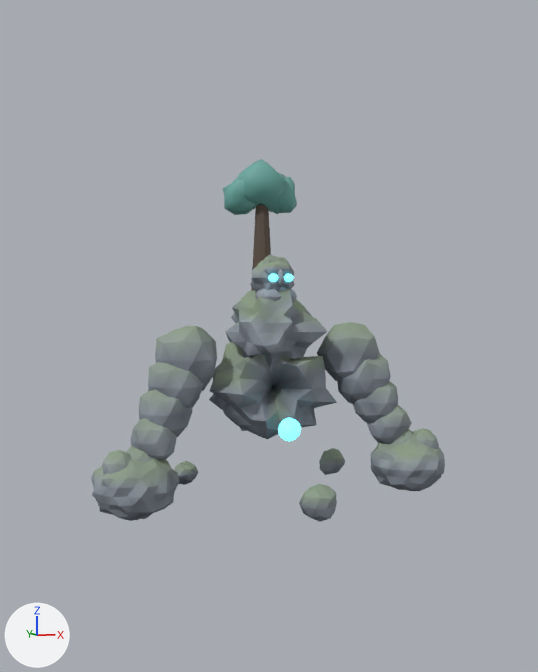
The Blender file game/tools/blender/golem_guardian/golem_guardian_wip.blend: old version first, new version second.
The view is the same before and after, from the file's camera 'cam'. The axes (+X, +Y, +Z) are drawn at lower left. The lights are the same throughout. The picture after the commit comes second.

In view in the first picture: 'arm_L', 'arm_R', 'fist_L', 'fist_R', 'glow_chest', 'head', 'stone_3', 'torso', 'tree' and 3 more.
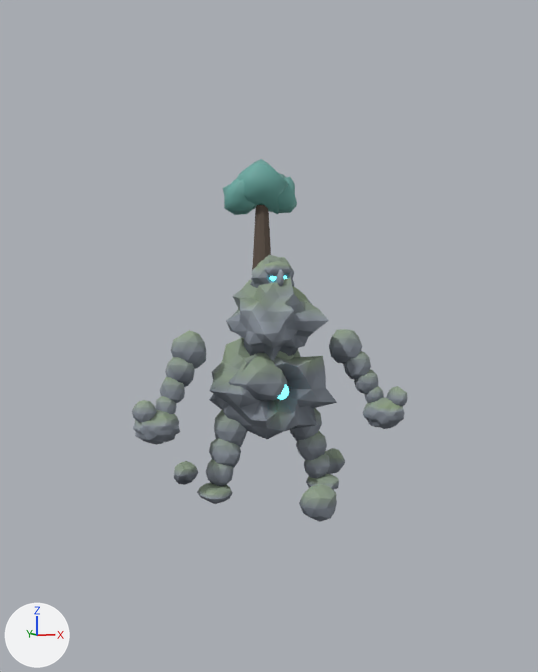
Where the change shows, as pixel boxes (x1, y1, x2, y2) in the pictures (538 x 672 px; the box of a moved part takes in the faces that stretch with it):
'torso', reshaped (8% taller): before (209, 289, 337, 439); after (209, 277, 337, 439)
'arm_L', reshaped: before (126, 325, 217, 462); after (155, 330, 206, 414)
'arm_R', reshaped: before (317, 322, 414, 444); after (329, 329, 384, 404)
'fist_L', reshaped, moved (46% narrower, 36% shorter): before (91, 450, 180, 521); after (132, 400, 180, 445)
'fist_R', reshaped, moved (40% narrower, 31% shorter): before (371, 428, 445, 491); after (363, 386, 407, 429)
'leg_L', added: after (197, 410, 247, 504)
'leg_R', added: after (290, 408, 339, 490)
'glow_chest', reshaped, moved: before (278, 417, 301, 441); after (277, 384, 289, 400)
part 1 of me_torso_b0, added: after (229, 355, 287, 401)
part 2 of me_torso_b0, moved or reshaped: before (225, 289, 316, 372); after (226, 278, 318, 361)
part 3 of me_torso_b0, recoloured: before (226, 289, 328, 371); after (226, 277, 329, 361)
part 5 of me_arm_b0__1_0, deleted (mostly hidden): before (126, 446, 157, 462)
part 6 of me_arm_b0__1_0, moved or reshaped: before (130, 325, 217, 460); after (155, 330, 206, 414)
part 7 of me_arm_b0_1_0, deleted (mostly hidden): before (393, 429, 414, 444)
part 8 of me_arm_b0_1_0, moved or reshaped: before (317, 322, 412, 444); after (329, 329, 384, 404)

Edits to the bpy script that builds the scene:
```text
Change me_torso_b0:
    remove me_torso_b0.from_pydata(...)  # 486 vertices, 960 faces; spans x -1.1..1.07, y -0.85..1.04, z -0.63..1.92
    add me_torso_b0.from_pydata(...)  # 528 vertices, 1040 faces; spans x -1.1..1.07, y -0.9..1.04, z -0.63..2.03
    me_torso_b0 part 1: a new loose piece of 42 vertices spanning x -0.81..0.12, y -0.79..-0.2, z 0.03..0.78, in mat_guardian_stone
    me_torso_b0 part 2
    119 vertices in x -0.82..0.78, y -0.85..0.59, z 0.41..1.85 move by (0.0, -0.05, 0.18)
    30 vertices in x -0.72..0.72, y -0.7..0.33, z 0.55..1.82 move by (0.0, -0.06, 0.18)
    12 vertices in x -0.5..0.67, y -0.64..0.31, z 0.5..1.78 move by (0.0, -0.05, 0.19)
    1 vertex moves from x 0.07, y -0.62, z 1.02 to x 0.07, y -0.68, z 1.21
    me_torso_b0 part 3: 204 kept faces spanning x -0.82..0.78, y -0.9..0.54, z 0.59..2.03 get new vertex colours
Change me_glow_chest:
    remove me_glow_chest.from_pydata(...)  # 42 vertices, 80 faces; spans x -0.177..0.189, y -0.103..0.102, z -0.19..0.193
    add me_glow_chest.from_pydata(...)  # 42 vertices, 80 faces; spans x -0.106..0.123, y -0.075..0.076, z -0.142..0.142
    me_glow_chest part 4: 42 of 42 vertices moved; they spanned x -0.177..0.189, y -0.103..0.102, z -0.19..0.193 and now span x -0.106..0.123, y -0.075..0.076, z -0.142..0.142; mean shift (0.001, 0.0, 0.0)
Change me_arm_b0__1_0:
    remove me_arm_b0__1_0.from_pydata(...)  # 210 vertices, 400 faces; spans x -1.15..0.42, y -0.75..0.55, z -2.06..0.42
    add me_arm_b0__1_0.from_pydata(...)  # 168 vertices, 320 faces; spans x -0.59..0.29, y -0.4..0.3, z -1.03..0.33
    me_arm_b0__1_0 part 5: the loose piece of 42 vertices spanning x -1.15..-0.55, y -0.75..-0.15, z -2.06..-1.39 is deleted
    me_arm_b0__1_0 part 6: 168 vertices removed from x -0.99..0.42, y -0.68..0.55, z -1.74..0.42; 168 vertices added at x -0.59..0.29, y -0.4..0.3, z -1.03..0.33
Change me_arm_b0_1_0:
    remove me_arm_b0_1_0.from_pydata(...)  # 210 vertices, 400 faces; spans x -0.49..1.15, y -0.78..0.48, z -2.05..0.43
    add me_arm_b0_1_0.from_pydata(...)  # 168 vertices, 320 faces; spans x -0.29..0.59, y -0.4..0.28, z -1.03..0.3
    me_arm_b0_1_0 part 7: the loose piece of 42 vertices spanning x 0.57..1.15, y -0.78..-0.16, z -2.05..-1.38 is deleted
    me_arm_b0_1_0 part 8: 168 vertices removed from x -0.49..1.04, y -0.72..0.48, z -1.71..0.43; 168 vertices added at x -0.29..0.59, y -0.4..0.28, z -1.03..0.3
Change me_fist_main__1_0:
    remove me_fist_main__1_0.from_pydata(...)  # 204 vertices, 400 faces; spans x -0.647..0.684, y -0.644..0.643, z -0.511..0.591
    add me_fist_main__1_0.from_pydata(...)  # 204 vertices, 400 faces; spans x -0.394..0.36, y -0.326..0.342, z -0.262..0.443
    me_fist_main__1_0 part 9: 204 of 204 vertices moved; they spanned x -0.647..0.684, y -0.644..0.643, z -0.511..0.591 and now span x -0.394..0.36, y -0.326..0.342, z -0.262..0.443; mean shift (0.007, 0.004, -0.007)
Change me_fist_main_1_0:
    remove me_fist_main_1_0.from_pydata(...)  # 204 vertices, 400 faces; spans x -0.65..0.637, y -0.611..0.592, z -0.481..0.592
    add me_fist_main_1_0.from_pydata(...)  # 204 vertices, 400 faces; spans x -0.357..0.397, y -0.34..0.333, z -0.276..0.469
    me_fist_main_1_0 part 10: 204 of 204 vertices moved; they spanned x -0.65..0.637, y -0.611..0.592, z -0.481..0.592 and now span x -0.357..0.397, y -0.34..0.333, z -0.276..0.469; mean shift (-0.007, 0.003, -0.007)
Change ob_glow_chest:
    ob_glow_chest.location: (0.0, -1.02, 1.35) -> (0.0, -0.65, 1.9)
Change ob_fist_l:
    ob_fist_l.location: (-2.33, -0.58, 0.55) -> (-1.96, -0.42, 1.4)
Change ob_fist_r:
    ob_fist_r.location: (2.33, -0.58, 0.55) -> (1.96, -0.42, 1.4)
Add ob_leg_r:
    ob_leg_r = bpy.data.objects.new('leg_R', me_leg_b0_1_0)  # 168 vertices, 320 faces; spans x -0.31..0.59, y -0.44..0.29, z -1.2..0.34
    ob_leg_r.location = (0.66, 0.02, 1.21)
Add ob_leg_l:
    ob_leg_l = bpy.data.objects.new('leg_L', me_leg_b0__1_0)  # 168 vertices, 320 faces; spans x -0.59..0.31, y -0.46..0.32, z -1.19..0.34
    ob_leg_l.location = (-0.66, 0.02, 1.21)
```
